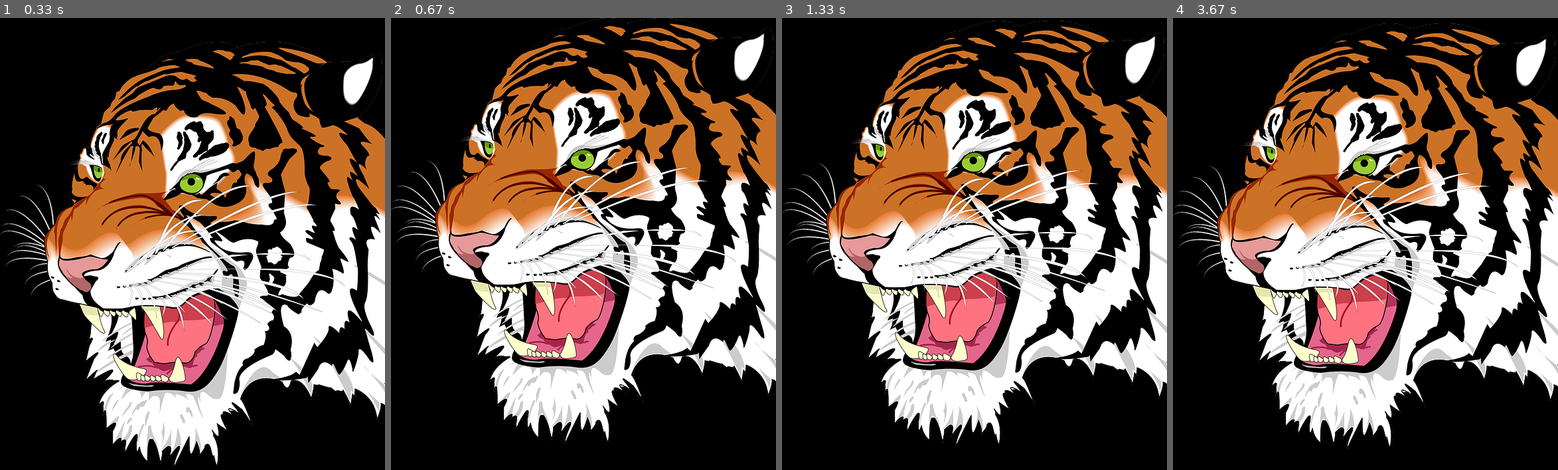
Above: before the commit, frames 1-4 (left to right).
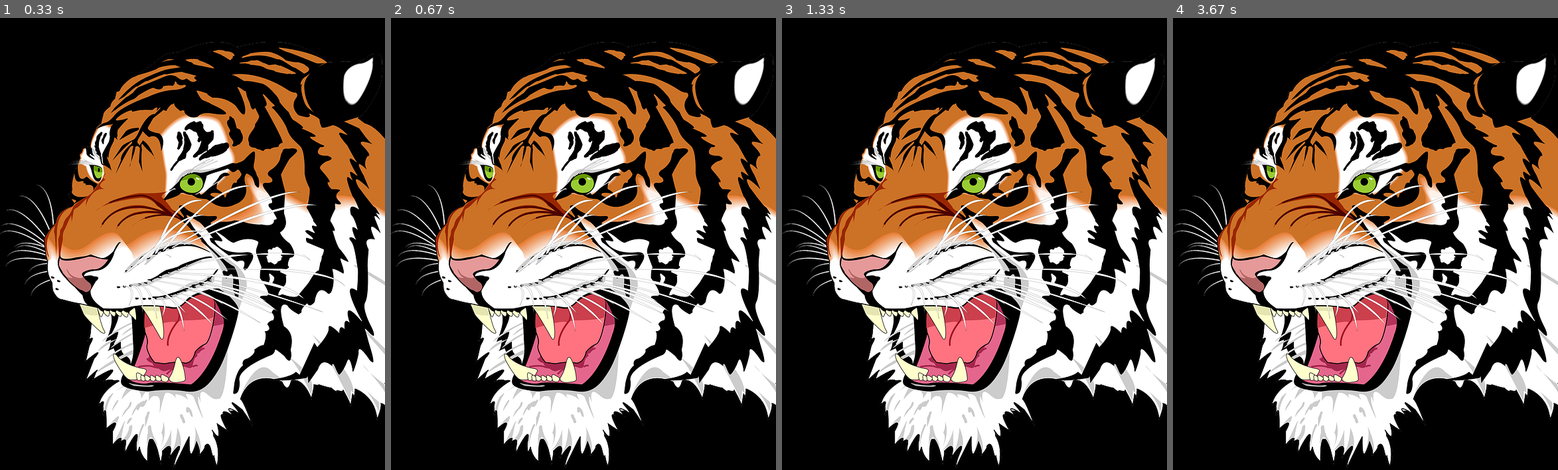
Above: after the commit, the same moments.

Repository: rahilm97/PyGame_Tutorial
Game: pygame game, started from shaking_tiger.py
Same seed, same stepped clock (60 frames per second), same inputs: the game is played once before the commit and once after it.
Inputs:
- Up to frame 1 (0.33 s): no input
- Up to frame 2 (0.67 s): hold P from 0.33 s (still down)
- Up to frame 3 (1.33 s): release P at 0.8 s
- Up to frame 4 (3.67 s): no input

Frame 1 is identical in both runs. In frame 2, 42% of the frame differs, in the area x 0-100%, y 0-100%; in frame 3, 41%; in frame 4, 39%.

Commit message:
Pauses movement on press of p

Diff:
--- a/shaking_tiger.py
+++ b/shaking_tiger.py
@@ -20,16 +20,24 @@
 ball = pygame.image.load("tiger.png")
 ballrect = ball.get_rect()
 
-#Set preferred volume
+# Set preferred volume
 mixer.music.set_volume(0.2)
 
-#Play the music
+# Play the music
 mixer.music.play()
+status = 1 # 1 = active, -1 = paused
 while 1:
     for event in pygame.event.get():
         if event.type == pygame.QUIT: sys.exit()
+        if event.type == pygame.KEYDOWN:
+            if event.key == pygame.K_p:
+                status = -status
 
-    ballrect = ballrect.move(speed)
+    if status == -1:
+        mixer.pause()
+    if status == 1:
+        mixer.unpause()
+        ballrect = ballrect.move(speed)
     if ballrect.left < 0 or ballrect.right > width:
         speed[0] = -speed[0]
     if ballrect.top < 0 or ballrect.bottom > height:
